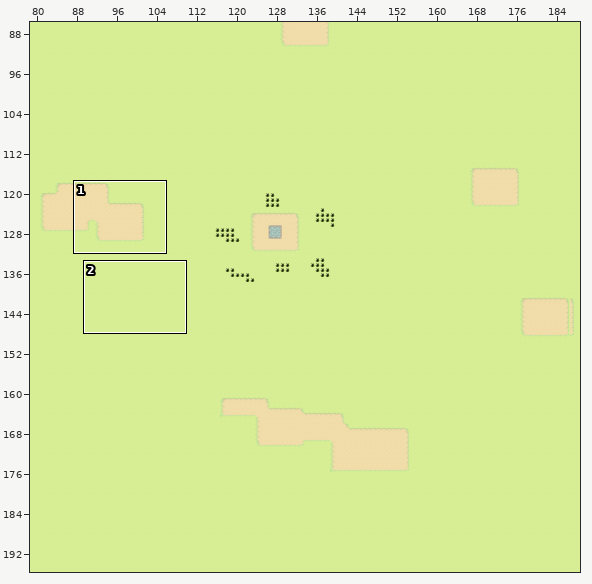
One commit to this Tiled map: shared/tilemap/mmorpg.tmx. Above: a wide view before the commit, with the close-up outlined.
Close-up. As it was:
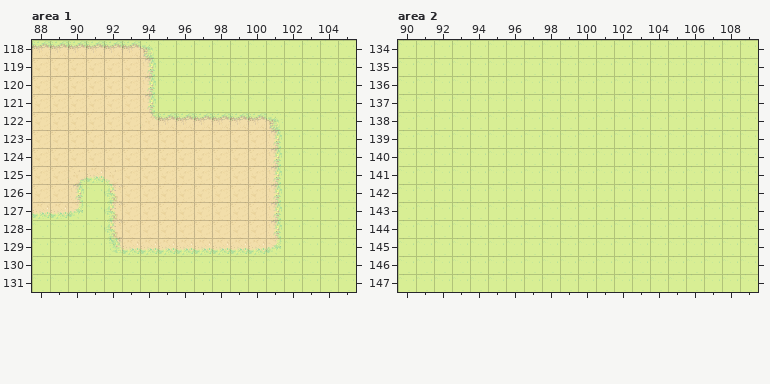
Cells are 32x32 px. Shown: area 1 x 88..105, y 118..131; area 2 x 90..109, y 134..147. The commit also changed other parts of the map, which this record leaves out.
The result:
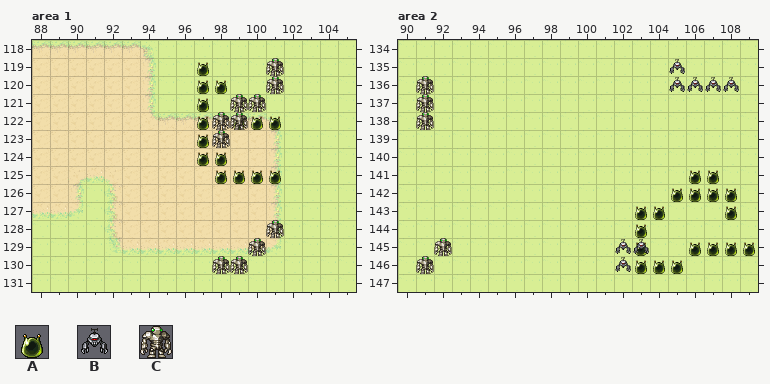
Key: from "tileset": A 463, B 464, C 465.
_ is an empty cell.
Tiles of an added or newly shown layer are drawn over the layers below it.
From old to new:
Layer "enemy_spawns/enemy_easy", area 1:
y 119: x 97 _ -> A
y 120: x 97..98 __ -> AA
y 121: x 97 _ -> A
y 122: x 97 _ -> A; x 99..101 ___ -> AAA
y 123: x 97 _ -> A
y 124: x 97..98 __ -> AA
y 125: x 98..101 ____ -> AAAA
Layer "enemy_spawns/enemy_hard" (added), area 1:
y 119..120: x 101 _ -> C
y 121: x 99..100 __ -> CC
y 122: x 98..99 __ -> CC
y 123: x 98 _ -> C
y 128: x 101 _ -> C
y 129: x 100 _ -> C
y 130: x 98..99 __ -> CC
Layer "enemy_spawns/enemy_easy", area 2:
y 141: x 106..107 __ -> AA
y 142: x 105..108 ____ -> AAAA
y 143: x 103..104 __ -> AA; x 108 _ -> A
y 144: x 103 _ -> A
y 145: x 103 _ -> A; x 106..109 ____ -> AAAA
y 146: x 103..105 ___ -> AAA
Layer "enemy_spawns/enemy_medium" (added), area 2:
y 135: x 105 _ -> B
y 136: x 105..108 ____ -> BBBB
y 145: x 102..103 __ -> BB
y 146: x 102 _ -> B
Layer "enemy_spawns/enemy_hard" (added), area 2:
y 136..138: x 91 _ -> C
y 145: x 92 _ -> C
y 146: x 91 _ -> C
